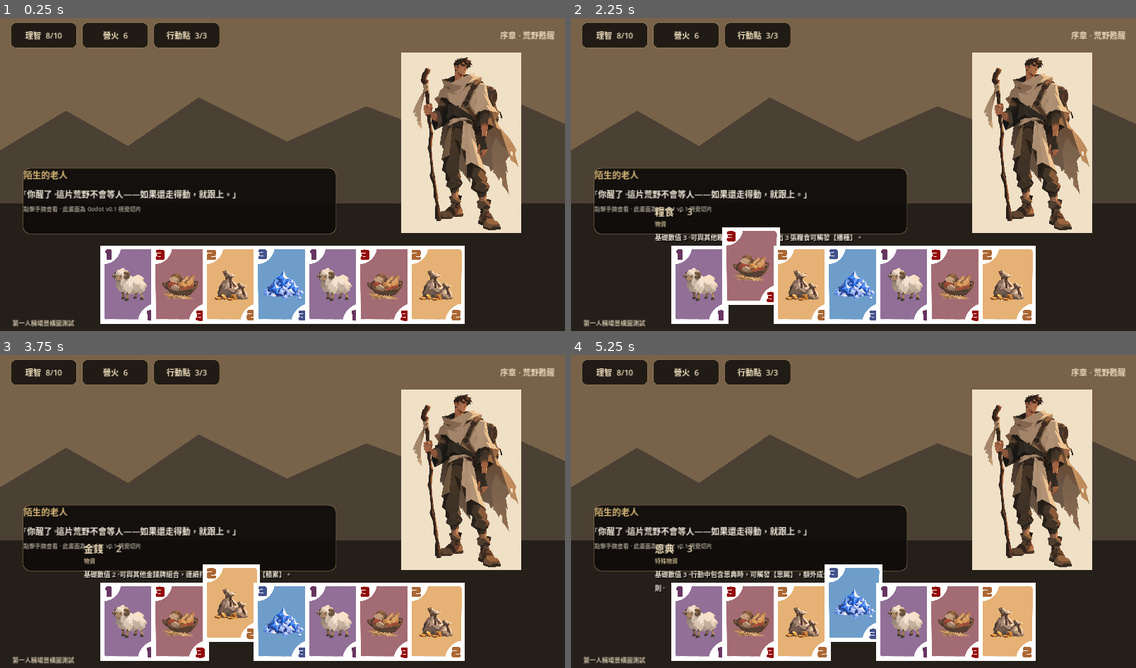
Above: before the commit, frames 1-4 (two rows, left to right).
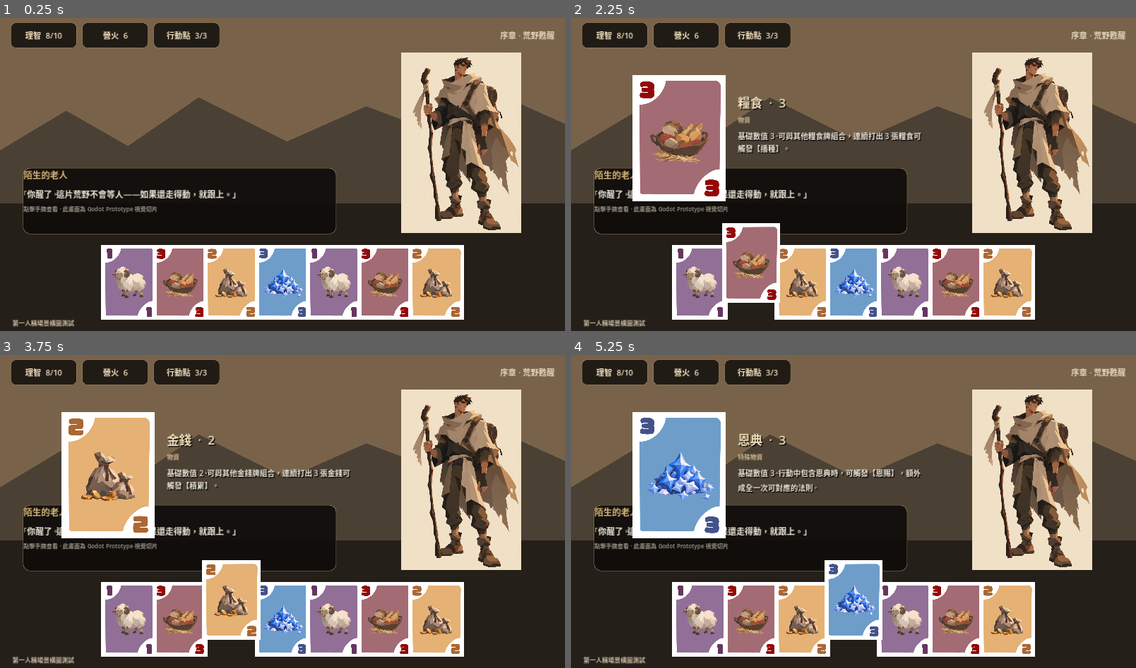
Above: after the commit, the same moments.

Repository: Timothy1007/shepherd
Game: Godot game, scene res://scenes/main.tscn
The game is run twice, just before and just after one commit, with the same random seed, the same clock (stepped at 60 frames per second) and the same inputs.
Inputs (mouse positions are in pixels of both pictures, inside the frame that each line leads up to):
- Up to frame 1 (0.25 s): no input
- Up to frame 2 (2.25 s): click (700, 284) at 0.52 s; click (700, 265) at 1.27 s; click (751, 284) at 2.02 s
- Up to frame 3 (3.75 s): click (180, 602) at 2.77 s; click (231, 621) at 3.52 s
- Up to frame 4 (5.25 s): click (802, 602) at 4.27 s; click (853, 621) at 5.02 s

The runs differ from the first frame. In frame 1, 4.8% of the frame differs, in the area x 17-83%, y 60-98%; in frame 2, 13%; in frame 3, 13%; in frame 4, 14%, in the area x 10-83%, y 18-98%.

Commit message:
prototype: port non-modal card inspector interaction to Godot

Diff:
--- a/godot/scripts/main.gd
+++ b/godot/scripts/main.gd
@@ -1,4 +1,9 @@
 extends Control
+
+const CARD_SIZE := Vector2(130, 170)
+const HOVER_Y := -12.0
+const SELECT_Y := -44.0
+const MOTION_TIME := 0.16
 
 var hand_cards = [
 	["群羊", "1", "res://assets/cards/sheep-1.png", "物資", "基礎數值 1。可與其他群羊牌組合，連續打出 3 張群羊可觸發【成群】。"],
@@ -11,11 +16,15 @@
 ]
 
 var selected_card: TextureButton
-var card_info: VBoxContainer
+var card_home := {}
+var card_tweens := {}
+var inspector: Control
+var inspector_card: TextureRect
+var inspector_text: VBoxContainer
 
 func _ready() -> void:
 	_build_vertical_slice()
-	print("Shepherd Reboot Godot vertical slice v0.1 ready.")
+	print("Shepherd Reboot Godot card inspector prototype ready.")
 
 func panel_style(color: Color, radius := 14, border := Color(0.7,0.58,0.36,0.5), width := 1) -> StyleBoxFlat:
 	var s=StyleBoxFlat.new()
@@ -26,8 +35,11 @@
 	s.border_color=border
 	return s
 
-func label(text:String, size:int, color:=Color.WHITE) -> Label:
-	var l=Label.new(); l.text=text; l.add_theme_font_size_override("font_size",size); l.add_theme_color_override("font_color",color)
+func make_label(text:String, font_px:int, color:=Color.WHITE) -> Label:
+	var l=Label.new()
+	l.text=text
+	l.add_theme_font_size_override("font_size",font_px)
+	l.add_theme_color_override("font_color",color)
 	return l
 
 func _build_vertical_slice() -> void:
@@ -38,44 +50,109 @@
 
 	var top=HBoxContainer.new(); top.position=Vector2(24,20); top.size=Vector2(1232,58); top.add_theme_constant_override("separation",12); add_child(top)
 	for t in ["理智  8/10","營火  6","行動點  3/3"]:
-		var p=PanelContainer.new(); p.custom_minimum_size=Vector2(150,48); p.add_theme_stylebox_override("panel",panel_style(Color(0.07,0.06,0.05,0.86),12)); var x=label(t,18,Color("#f1dfbd")); x.horizont …(122 unchanged characters)…
+		var p=PanelContainer.new(); p.custom_minimum_size=Vector2(150,48); p.add_theme_stylebox_override("panel",panel_style(Color(0.07,0.06,0.05,0.86),12)); var x=make_label(t,18,Color("#f1dfbd")); x.horizont …(122 unchanged characters)…
 	var spacer=Control.new(); spacer.size_flags_horizontal=Control.SIZE_EXPAND_FILL; top.add_child(spacer)
-	var chapter=label("序章 · 荒野甦醒",18,Color("#e8d8b8")); top.add_child(chapter)
+	top.add_child(make_label("序章 · 荒野甦醒",18,Color("#e8d8b8")))
 
 	var portrait=TextureRect.new(); portrait.texture=load("res://assets/characters/character-wanderer-v1.png"); portrait.e …(236 unchanged characters)…
 
 	var dialog=PanelContainer.new(); dialog.position=Vector2(52,350); dialog.size=Vector2(710,150); dialog.add_theme_stylebox_override("panel",panel_style(Color(0.055,0.047,0.039,0.91),16,Color(0.78,0.64,0.4,0.7),1)); add_child(dialog)
 	var dv=VBoxContainer.new(); dv.add_theme_constant_override("separation",7); dialog.add_child(dv)
-	var who=label("陌生的老人",20,Color("#d7b778")); dv.add_child(who)
-	var line=label("「你醒了。這片荒野不會等人——如果還走得動，就跟上。」",19,Color("#f1eadc")); line.autowrap_mode=TextServer.AUTOWRAP_WORD_SMART; dv.add_child(line)
-	var hint=label("點擊手牌查看 · 此畫面為 Godot v0.1 視覺切片",13,Color("#9d9589")); dv.add_child(hint)
-
-	card_info=VBoxContainer.new(); card_info.position=Vector2(190,430); card_info.size=Vector2(520,92); card_info.add_theme_constant_override("separation",2); card_info.mouse_filter=Control.MOUSE_FILTER_IGNORE; card_info.visible=false; add_child(card_info)
+	dv.add_child(make_label("陌生的老人",20,Color("#d7b778")))
+	var line=make_label("「你醒了。這片荒野不會等人——如果還走得動，就跟上。」",19,Color("#f1eadc")); line.autowrap_mode=TextServer.AUTOWRAP_WORD_SMART; dv.add_child(line)
+	dv.add_child(make_label("點擊手牌查看 · 此畫面為 Godot Prototype 視覺切片",13,Color("#9d9589")))
 
 	var hand=HBoxContainer.new(); hand.position=Vector2(65,525); hand.size=Vector2(1150,180); hand.alignment=BoxContainer.ALIGNMENT_CENTER; hand.add_theme_constant_override("separation",-14); add_child(hand)
 	for item in hand_cards:
-		var card=TextureButton.new(); card.custom_minimum_size=Vector2(130,170); card.ignore_texture_size=true; card.stretch_mode=TextureButton.STRETCH_KEEP_ASPECT_CENTERED; card.texture_normal=load(item[2]); card.tooltip_text=item[0]; card.mouse_entered.connect(func(c=card): if_selected_hover(c, true)); card.mouse_exited.connect(func(c=card): if_selected_hover(c, false)); card.pressed.connect(func(c=card, data=item): select_card(c, data)); hand.add_child(card)
+		var slot=Control.new(); slot.custom_minimum_size=CARD_SIZE
+		var card=TextureButton.new(); card.size=CARD_SIZE; card.ignore_texture_size=true; card.stretch_mode=TextureButton.STRETCH_KEEP_ASPECT_CENTERED; card.texture_normal=load(item[2]); card.tooltip_text=item[0]; slot.add_child(card); hand.add_child(slot)
+		card_home[card]=Vector2.ZERO
+		card.mouse_entered.connect(func(c=card): _hover_card(c, true))
+		card.mouse_exited.connect(func(c=card): _hover_card(c, false))
+		card.pressed.connect(func(c=card, data=item): _select_card(c, data))
 
-	var tag=label("第一人稱場景構圖測試",14,Color("#cbbda4")); tag.position=Vector2(28,690); add_child(tag)
+	_build_inspector()
+	var tag=make_label("第一人稱場景構圖測試",14,Color("#cbbda4")); tag.position=Vector2(28,690); add_child(tag)
 
-func if_selected_hover(card: TextureButton, hovering: bool) -> void:
+func _build_inspector() -> void:
+	inspector=Control.new()
+	inspector.position=Vector2(140,118)
+	inspector.size=Vector2(690,350)
+	inspector.mouse_filter=Control.MOUSE_FILTER_IGNORE
+	inspector.z_index=50
+	inspector.visible=false
+	add_child(inspector)
+
+	inspector_card=TextureRect.new()
+	inspector_card.position=Vector2(0,18)
+	inspector_card.size=Vector2(210,293)
+	inspector_card.expand_mode=TextureRect.EXPAND_IGNORE_SIZE
+	inspector_card.stretch_mode=TextureRect.STRETCH_KEEP_ASPECT_CENTERED
+	inspector_card.mouse_filter=Control.MOUSE_FILTER_IGNORE
+	inspector.add_child(inspector_card)
+
+	inspector_text=VBoxContainer.new()
+	inspector_text.position=Vector2(238,62)
+	inspector_text.size=Vector2(430,210)
+	inspector_text.add_theme_constant_override("separation",7)
+	inspector_text.mouse_filter=Control.MOUSE_FILTER_IGNORE
+	inspector.add_child(inspector_text)
+
+func _hover_card(card: TextureButton, hovering: bool) -> void:
 	if card == selected_card:
 		return
-	card.position.y = -12 if hovering else 0
+	_tween_card(card, Vector2(0, HOVER_Y if hovering else 0), Vector2.ONE if not hovering else Vector2(1.025,1.025))
 
-func select_card(card: TextureButton, data: Array) -> void:
+func _select_card(card: TextureButton, data: Array) -> void:
 	if selected_card == card:
-		selected_card.position.y=0
-		selected_card=null
-		card_info.visible=false
+		_close_inspector()
 		return
 	if selected_card:
-		selected_card.position.y=0
+		_tween_card(selected_card, Vector2.ZERO, Vector2.ONE)
 	selected_card=card
-	card.position.y=-42
-	for child in card_info.get_children():
+	card.z_index=20
+	_tween_card(card, Vector2(0, SELECT_Y), Vector2(1.06,1.06))
+	_show_inspector(data)
+
+func _show_inspector(data: Array) -> void:
+	inspector_card.texture=load(data[2])
+	for child in inspector_text.get_children():
 		child.queue_free()
-	var title=label(data[0] + "  ·  " + data[1],22,Color("#f4e2bd")); title.add_theme_color_override("font_shadow_color",Color(0,0,0,0.9)); title.add_theme_constant_override("shadow_offset_x",2); title.add_theme_constant_override("shadow_offset_y",2); card_info.add_child(title)
-	var kind=label(data[3],13,Color("#c7b28e")); kind.add_theme_color_override("font_shadow_color",Color(0,0,0,0.9)); kind.add_theme_constant_override("shadow_offset_x",1); kind.add_theme_constant_override("shadow_offset_y",1); card_info.add_child(kind)
-	var desc=label(data[4],15,Color("#f1eadc")); desc.autowrap_mode=TextServer.AUTOWRAP_WORD_SMART; desc.add_theme_color_override("font_shadow_color",Color(0,0,0,0.95)); desc.add_theme_constant_override("shadow_offset_x",2); desc.add_theme_constant_override("shadow_offset_y",2); card_info.add_child(desc)
-	card_info.visible=true
+	var title=make_label(data[0] + "  ·  " + data[1],28,Color("#f4e2bd"))
+	title.add_theme_color_override("font_shadow_color",Color(0,0,0,0.92)); title.add_theme_constant_override("shadow_offset_x",2); title.add_theme_constant_override("shadow_offset_y",2)
+	inspector_text.add_child(title)
+	var kind=make_label(data[3],14,Color("#d1b98f")); inspector_text.add_child(kind)
+	var desc=make_label(data[4],17,Color("#f1eadc")); desc.autowrap_mode=TextServer.AUTOWRAP_WORD_SMART; desc.add_theme_color_override("font_shadow_color",Color(0,0,0,0.95)); desc.add_theme_constant_override("shadow_offset_x",2); desc.add_theme_constant_override("shadow_offset_y",2); inspector_text.add_child(desc)
+	inspector.modulate.a=0.0
+	inspector.position.y=126
+	inspector.visible=true
+	var tw=create_tween().set_parallel(true)
+	tw.set_trans(Tween.TRANS_QUAD).set_ease(Tween.EASE_OUT)
+	tw.tween_property(inspector,"modulate:a",1.0,0.14)
+	tw.tween_property(inspector,"position:y",118.0,0.16)
+
+func _close_inspector() -> void:
+	if selected_card:
+		var old=selected_card
+		selected_card=null
+		old.z_index=0
+		_tween_card(old,Vector2.ZERO,Vector2.ONE)
+	inspector.visible=false
+
+func _tween_card(card: TextureButton, target_pos: Vector2, target_scale: Vector2) -> void:
+	if card_tweens.has(card) and is_instance_valid(card_tweens[card]):
+		card_tweens[card].kill()
+	card.pivot_offset=CARD_SIZE*0.5
+	var tw=create_tween().set_parallel(true)
+	tw.set_trans(Tween.TRANS_QUAD).set_ease(Tween.EASE_OUT)
+	tw.tween_property(card,"position",target_pos,MOTION_TIME)
+	tw.tween_property(card,"scale",target_scale,MOTION_TIME)
+	card_tweens[card]=tw
+
+func _gui_input(event: InputEvent) -> void:
+	if event is InputEventMouseButton and event.button_index == MOUSE_BUTTON_LEFT and event.pressed and selected_card:
+		var local_mouse=get_local_mouse_position()
+		var card_rect=Rect2(selected_card.global_position,selected_card.size*selected_card.scale)
+		var inspector_rect=Rect2(inspector.global_position,inspector.size)
+		if not card_rect.has_point(local_mouse) and not inspector_rect.has_point(local_mouse):
+			_close_inspector()
